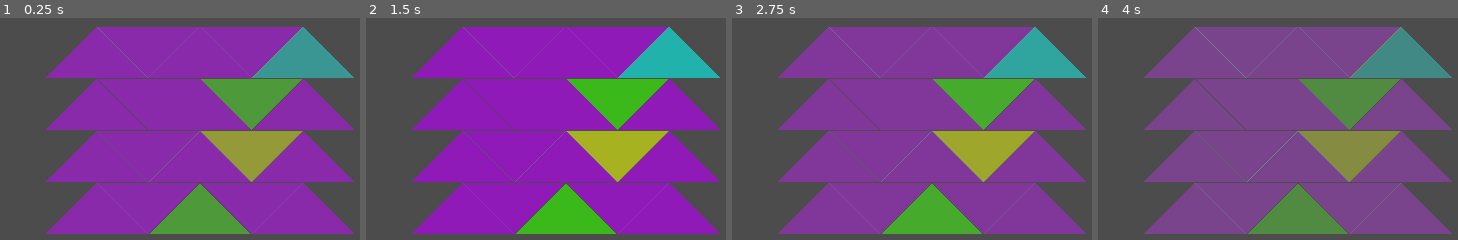
Above: before the commit, frames 1-4 (left to right).
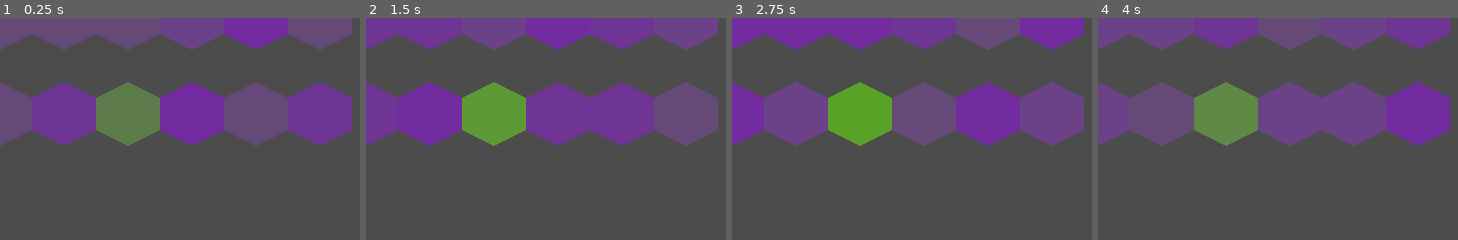
Above: after the commit, the same moments.

Repository: jacknick7/light-speed
Game: Godot game, scene res://TriangleMatrix.tscn
The game is run twice, just before and just after one commit, with the same random seed, the same clock (stepped at 60 frames per second) and the same inputs. The project has no main scene, so this scene is started directly.
Inputs:
- Up to frame 1 (0.25 s): no input
- Up to frame 2 (1.5 s): no input
- Up to frame 3 (2.75 s): no input
- Up to frame 4 (4 s): no input

The runs differ from the first frame. In frame 1, 73% of the frame differs, in the area x 0-99%, y 0-98%; in frame 2, 78%; in frame 3, 71%; in frame 4, 66%.

Commit message:
replaced triangles for hexagons + updated build_matrix()

Diff:
--- a/light-speed/Triangle.tscn
+++ b/light-speed/Triangle.tscn
@@ -47,19 +47,19 @@
 } ]
 
 [node name="Triangle" type="Area2D"]
+scale = Vector2( 0.25, 0.25 )
 script = ExtResource( 17 )
 __meta__ = {
 "_edit_group_": true
 }
 
 [node name="AnimatedSprite" type="AnimatedSprite" parent="."]
-scale = Vector2( 0.4, 0.2 )
 frames = SubResource( 1 )
 animation = "damage"
-frame = 1
+frame = 2
 playing = true
 
 [node name="CollisionPolygon2D" type="CollisionPolygon2D" parent="."]
-polygon = PoolVector2Array( 0, -51.2, -102.4, 51.2, 102.4, 51.2 )
+polygon = PoolVector2Array( 0, -256, -256, -128, -256, 128, 0, 256, 256, 128, 256, -128 )
 
 [connection signal="area_entered" from="." to="." method="_on_Triangle_area_entered"]
--- a/light-speed/scripts/Triangle.gd
+++ b/light-speed/scripts/Triangle.gd
@@ -15,22 +15,25 @@
 
 func set_triangle_type(new_type):
 	type = new_type
+	var type_str
 	match type:
 		DAMAGE:
-			$AnimatedSprite.animation = "damage"
+			type_str = "damage"
 			score = 0
 		SCORE_0:
-			$AnimatedSprite.animation = "score0"
+			type_str = "score0"
 			score = 100
 		SCORE_1:
-			$AnimatedSprite.animation = "score1"
+			type_str = "score1"
 			score = 250
 		SCORE_2:
-			$AnimatedSprite.animation = "score2"
+			type_str = "score2"
 			score = 600
 		EMPTY:
-			$AnimatedSprite.animation = "empty"
+			type_str = "empty"
 			score = 0
+	$AnimatedSprite.animation = type_str
+	$AnimatedSprite.frame = randi() % $AnimatedSprite.get_sprite_frames().get_frame_count("damage")
 
 
 func _on_Triangle_area_entered(area):
--- a/light-speed/scripts/TriangleMatrix.gd
+++ b/light-speed/scripts/TriangleMatrix.gd
@@ -6,11 +6,31 @@
 
 enum {DAMAGE, SCORE_0, SCORE_1, SCORE_2, EMPTY}
 var triangle_prob = [DAMAGE,DAMAGE,DAMAGE,DAMAGE,DAMAGE,DAMAGE,DAMAGE,SCORE_0,
-SCORE_1,SCORE_2,DAMAGE,DAMAGE,DAMAGE,DAMAGE,DAMAGE,DAMAGE,DAMAGE,]
+SCORE_1,SCORE_2,DAMAGE,DAMAGE,DAMAGE,DAMAGE,DAMAGE,DAMAGE,DAMAGE]
 
 
 func _ready():
-	build_matrix()
+	build_matrix_new()
+
+
+
+func build_matrix_new():
+	var screen_size = get_viewport().size
+	var triangles_n = int(screen_size.y / 192)
+	var triangles_m = int(screen_size.x / 128)
+	if (triangles_m + 1) * 128 - 64 <= screen_size.x:
+		triangles_m += 1
+	if (triangles_n + 1) * 192 - 64 <= screen_size.y:
+		triangles_n += 1
+	for i in range(triangles_n):
+		for j in range(triangles_m):
+			var triangle = Triangle.instance()
+			var pos_x = j * 128
+			var pos_y = i * 192
+			triangle.position = Vector2(pos_x,pos_y)
+			triangle.set_triangle_type(make_choice())
+			triangle_matrix.append(triangle)
+			add_child(triangle)
 
 
 func build_matrix():
Binary file changed: light-speed/sprites/triangle/triangle_damage_0.png
Binary file changed: light-speed/sprites/triangle/triangle_damage_1.png
Binary file changed: light-speed/sprites/triangle/triangle_damage_2.png
Binary file changed: light-speed/sprites/triangle/triangle_damage_3.png
Binary file changed: light-speed/sprites/triangle/triangle_score0_0.png
Binary file changed: light-speed/sprites/triangle/triangle_score0_1.png
Binary file changed: light-speed/sprites/triangle/triangle_score0_2.png
Binary file changed: light-speed/sprites/triangle/triangle_score0_3.png
Binary file changed: light-speed/sprites/triangle/triangle_score1_0.png
Binary file changed: light-speed/sprites/triangle/triangle_score1_1.png
Binary file changed: light-speed/sprites/triangle/triangle_score1_2.png
Binary file changed: light-speed/sprites/triangle/triangle_score1_3.png
(and 4 more such lines)
